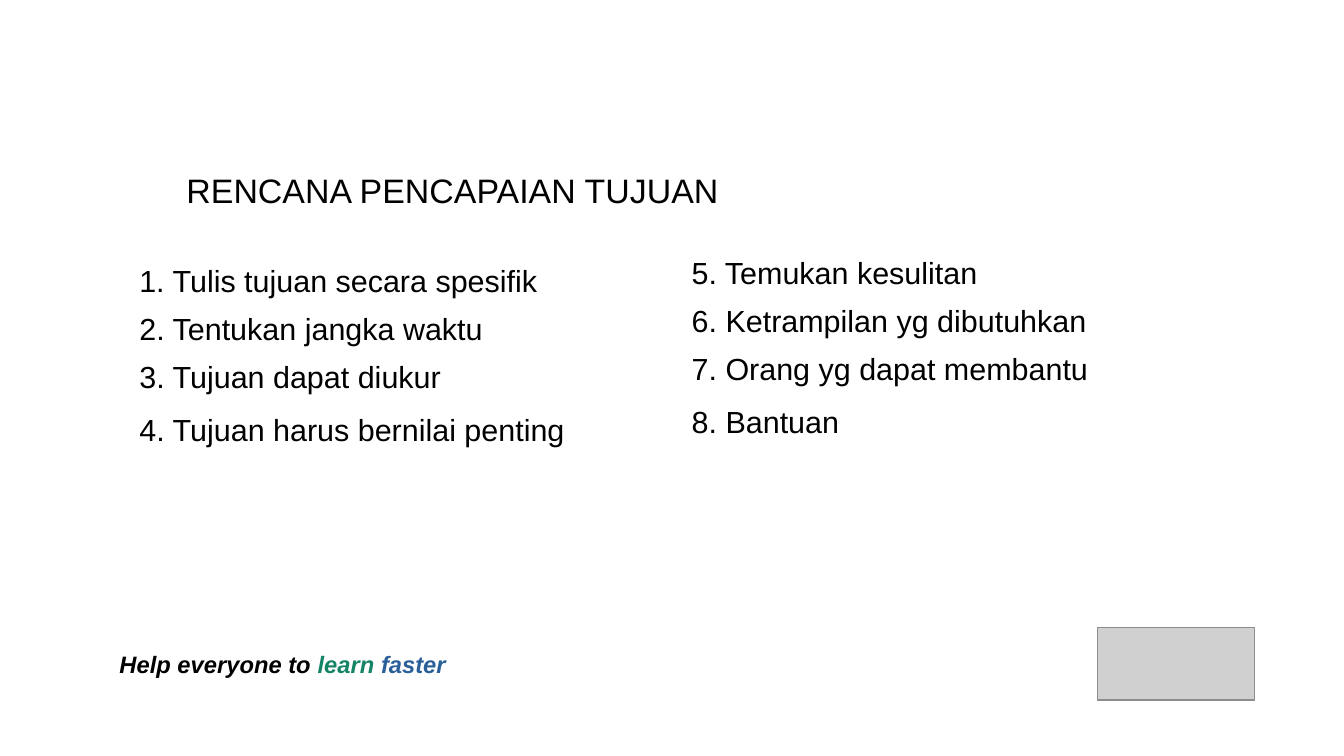
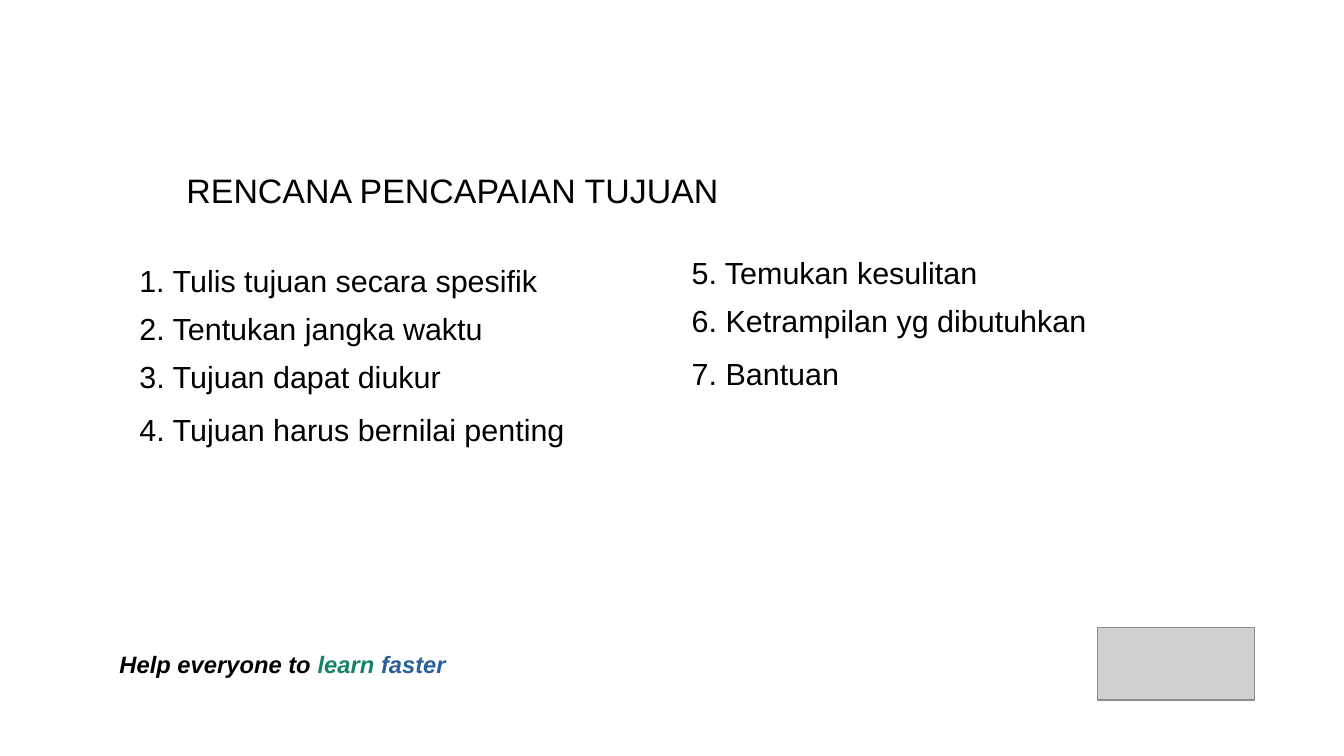
Before and after one commit to jejaksaid/course-flc, a slide deck: slide 5 of time-and-stress-management/sllide.odp. Drawn at 1344x756 pixels with LibreOffice and Linux fonts; fonts in the diff are those of the drawing; grey boxes stand for pictures; background and template pictures are left out. Boxes give left, top, right and bottom in pixels: in the first picture for what was removed or moved away, otherwise in the second. Text is boxed around its words. In the diff, an @@ line names an element or a change of style, - is before the commit and + after.

```diff
--- a/time-and-stress-management/sllide.odp
+++ b/time-and-stress-management/sllide.odp
@@ text at [692, 364, 839, 386]: text changed @@
-7. Orang yg dapat membantu
+7. Bantuan
@@ text removed at [692, 411, 839, 434] @@
-8. Bantuan
```
Also in this commit, not shown: 3 other files.
